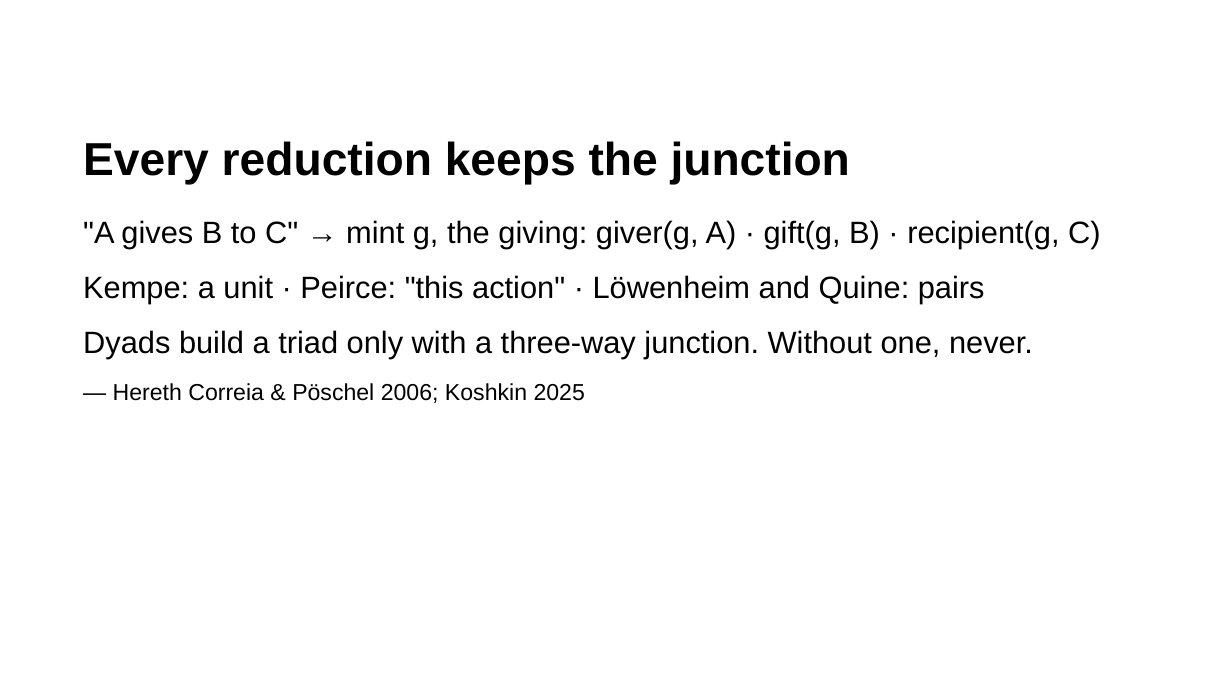
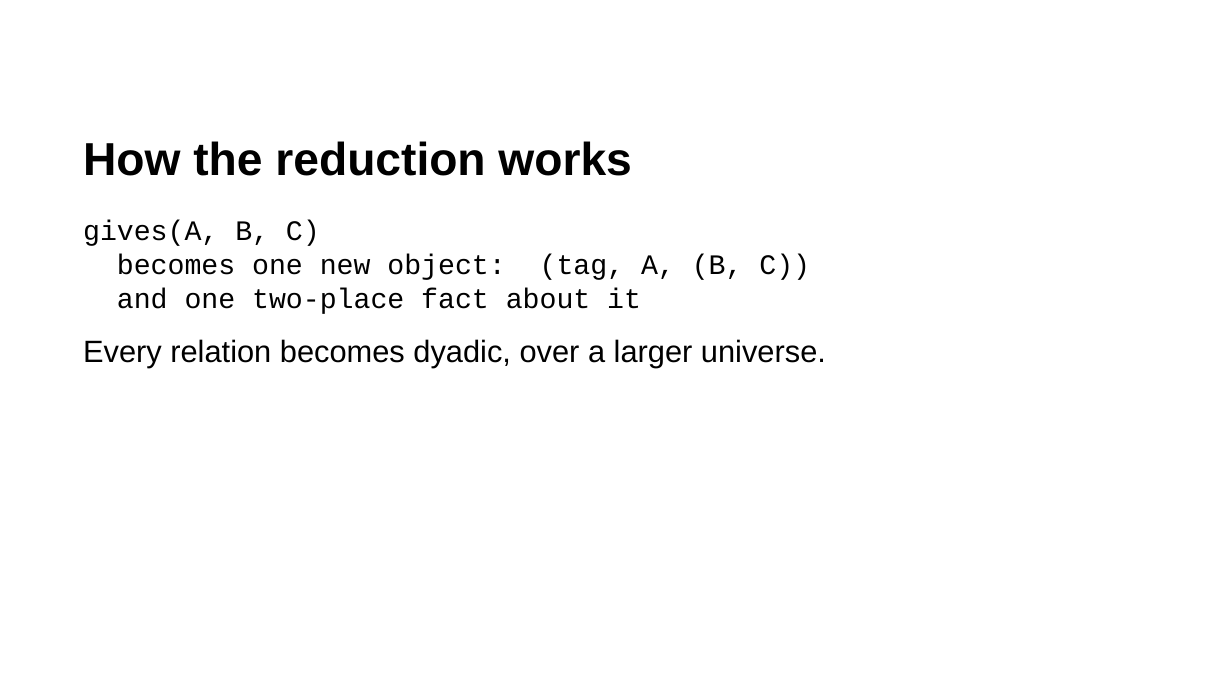
Before and after one commit to rogerSuperBuilderAlpha/algorithmacy-lab, a slide deck: slide 11 of submissions/triadic_reduction/talk/deck.pptx (slide 10 before the commit). Drawn at 1232x693 pixels with LibreOffice and Linux fonts; fonts in the diff are those of the drawing. Boxes give left, top, right and bottom in pixels: in the first picture for what was removed or moved away, otherwise in the second. Text is boxed around its words. In the diff, an @@ line names an element or a change of style, - is before the commit and + after.

```diff
--- a/submissions/triadic_reduction/talk/deck.pptx
+++ b/submissions/triadic_reduction/talk/deck.pptx
@@ text at (83,141,631,176): text changed @@
-Every reduction keeps the junction
+How the reduction works
@@ text at (83,220,826,368): text changed; size 24 to 22 pt; font Arial to Courier New @@
-"A gives B to C" → mint g, the giving: giver(g, A) · gift(g, B) · recipient(g, C)
-Kempe: a unit · Peirce: "this action" · Löwenheim and Quine: pairs
-Dyads build a triad only with a three-way junction. Without one, never.
-— Hereth Correia & Pöschel 2006; Koshkin 2025
+gives(A, B, C)
+becomes one new object: (tag, A, (B, C))
+and one two-place fact about it
+Every relation becomes dyadic, over a larger universe.
```
Also in this commit, not shown: 10 other slides changed, 6 slides added, 4 slides removed, 5 other files.
